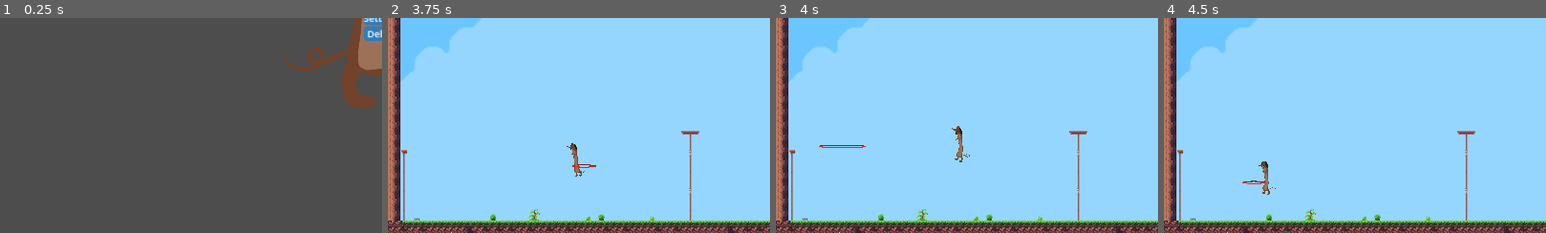
Above: before the commit, frames 1-4 (left to right).
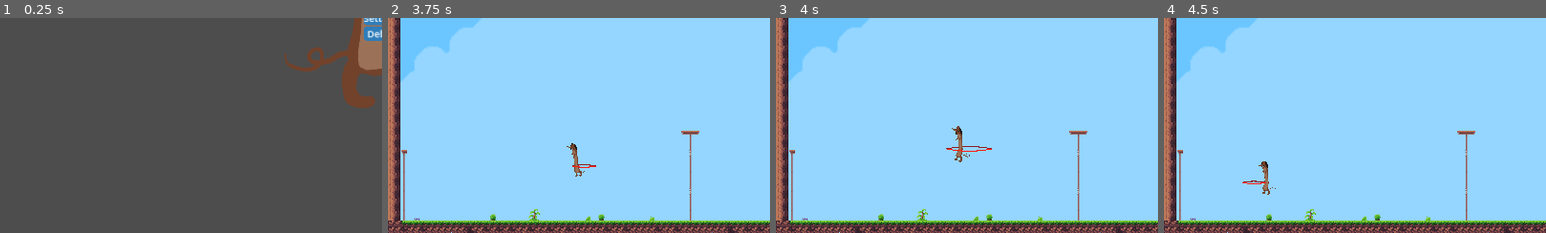
Above: after the commit, the same moments.

Repository: dgnt/gmtk2025
Game: Godot game, scene res://scenes/ui/SplashScreen.tscn
The game is run twice, just before and just after one commit, with the same random seed, the same clock (stepped at 60 frames per second) and the same inputs. The engine's default icon, where the game draws it, is replaced by a stand-in: a white triangle on a blue panel in a dark square.
Inputs (mouse positions are % of the whole screen's width and height, from its top left):
- Up to frame 1 (0.25 s): no input
- Up to frame 2 (3.75 s): click "Play" at 0.5 s; click "⛶" at 1.25 s; tap Enter (ui_accept) at 2, 2.27, 3.02 s; move the mouse to (72, 45) at 2.02 s; hold Right (move_right) 2.03-3.53 s; tap X (B3) at 2.1, 3.05 s; move the mouse to (30, 55) at 2.77 s; tap Z (B0) at 2.85 s; move the mouse to (60, 28) at 3.52 s; hold Left (move_left) from 3.53 s (still down); tap Space (B1) at 3.6 s
- Up to frame 3 (4 s): keep holding Left (move_left); tap X (B3) at 3.8 s
- Up to frame 4 (4.5 s): move the mouse to (45, 70) at 4.27 s; release Left (move_left) at 4.28 s; hold Right (move_right) from 4.28 s (still down); tap C (B2) at 4.35 s
The pictures show only the part of the screen within x 0-50%, y 50-100%; the shares and areas given below are measured in that part.

Frames 1-2 are identical in both runs. In frame 3, 0.3% of the frame differs, in the area x 11-57%, y 57-68%; in frame 4, nothing differs.
Error after the commit: Invalid operands 'Vector2' and 'Nil' in operator '-'. (res://scripts/objects/hula_hoop.gd:320)

Commit message:
snap anim p3

Diff:
--- a/test/scripts/characters/dachshund/dachshund.gd
+++ b/test/scripts/characters/dachshund/dachshund.gd
@@ -146,9 +146,9 @@
 	clear_fall_type("airsnap")
 	update_hoop()
 
-	# Start hoop stretch animation
+	# Start hoop stretch animation with snap distance
 	if hoop_instance and hoop_instance.has_method("start_stretch"):
-		hoop_instance.start_stretch(direction, SNAP_TIME)
+		hoop_instance.start_stretch(direction, SNAP_TIME, SNAP_DISTANCE)
 
 	# Play airburst sound effect
 	AudioManager.play_airburst_sound()
--- a/test/scripts/objects/hula_hoop.gd
+++ b/test/scripts/objects/hula_hoop.gd
@@ -44,6 +44,14 @@
 var stretch_time: float = 0.0
 var max_stretch: float = 2.0  # Maximum stretch multiplier
 var stretch_animation_speed: float = 8.0  # How fast the stretch animates
+
+# Snap animation state
+var snap_distance: float = 0.0
+var original_radius: float = 0.0
+var original_position: Vector2 = Vector2.ZERO
+var stretch_duration: float = 0.4  # Duration of the stretch animation
+var original_hoop_width: float = 0.0
+var original_hoop_height: float = 0.0
 
 func _ready():
 	# Don't set up components here since we need skeleton reference
@@ -242,24 +250,6 @@
 		var base_x = lerp(-half_width, half_width, t)
 		var base_y = half_height * (1.0 - 4.0 * pow(t - 0.5, 2))
 		var point = Vector2(base_x, base_y)
-
-		# Apply asymmetric stretch based on direction
-		if is_stretching:
-			# Calculate how aligned this point is with the stretch direction
-			# 1.0 = perfectly aligned (front), -1.0 = opposite (rear)
-			var point_angle = point.normalized()
-			var alignment = point_angle.dot(stretch_direction.normalized())
-
-			# Remap alignment from [-1, 1] to [0, 1] where 0 is rear, 1 is front
-			var stretch_amount = (alignment + 1.0) * 0.5
-
-			# Apply exponential curve for more dramatic front stretch
-			stretch_amount = pow(stretch_amount, 2.0)
-
-			# Calculate the stretch offset for this point
-			var point_stretch = stretch_direction.normalized() * (stretch_factor - 1.0) * hoop_width * stretch_amount
-			point += point_stretch
-
 		front_points.append(point)
 
 	# Back half (top arc)
@@ -269,23 +259,6 @@
 		var base_x = lerp(-half_width, half_width, t)
 		var base_y = -half_height * (1.0 - 4.0 * pow(t - 0.5, 2))
 		var point = Vector2(base_x, base_y)
-
-		# Apply asymmetric stretch based on direction
-		if is_stretching:
-			# Calculate how aligned this point is with the stretch direction
-			var point_angle = point.normalized()
-			var alignment = point_angle.dot(stretch_direction.normalized())
-
-			# Remap alignment from [-1, 1] to [0, 1] where 0 is rear, 1 is front
-			var stretch_amount = (alignment + 1.0) * 0.5
-
-			# Apply exponential curve for more dramatic front stretch
-			stretch_amount = pow(stretch_amount, 2.0)
-
-			# Calculate the stretch offset for this point
-			var point_stretch = stretch_direction.normalized() * (stretch_factor - 1.0) * hoop_width * stretch_amount
-			point += point_stretch
-
 		back_points.append(point)
 
 	front_line.points = front_points
@@ -335,24 +308,20 @@
 	if hoop_system and hoop_system.hoop:
 		hoop_system.hoop.phase = current_phase
 
-	# Update stretch animation
-	if is_stretching:
-		update_stretch_animation(delta)
-
 	# Position hoop at target bone with circular motion
 	if target_bone:
 		var x_offset = cos(current_phase) * (path_width / 2.0)
 		var y_offset = sin(current_phase) * (path_height / 2.0)
 		var base_position = target_bone.global_position + Vector2(x_offset, y_offset).rotated(rotation)
 
-		# Offset position during stretch to keep rear edge fixed
+		# Update stretch animation
 		if is_stretching:
-			# The hoop should appear to stretch forward, so we offset it backward
-			# by half the stretch amount to keep the rear edge in place
-			var stretch_offset = stretch_direction.normalized() * (stretch_factor - 1.0) * hoop_width * 0.5
+			var stretch_offset = update_stretch_animation(delta)
 			base_position -= stretch_offset
 
 		global_position = base_position
+
+
 
 
 # Public API methods
@@ -405,11 +374,22 @@
 		back_line.default_color = color_back
 
 # Stretch animation methods
-func start_stretch(direction: Vector2, duration: float = 0.2):
+func start_stretch(direction: Vector2, duration: float = 0.2, distance: float = 0.0):
 	is_stretching = true
 	stretch_direction = -direction.normalized()
 	stretch_time = 0.0
 	stretch_factor = 1.0
+	snap_distance = distance
+	stretch_duration = duration
+
+	# Store original radius and position
+	if hoop_system and hoop_system.hoop:
+		original_radius = hoop_system.hoop.radius
+		original_position = hoop_system.hoop.position
+
+	# Store original hoop visual dimensions
+	original_hoop_width = hoop_width
+	original_hoop_height = hoop_height
 
 	# Don't override the rotation set by hoop_directing
 	# The visual node rotation should be controlled by tilt_angle
@@ -420,14 +400,27 @@
 
 	stretch_time += delta
 
-	# Match the SNAP_TIME phases: 0.2s pause, 0.2s movement
-	# Total duration is 0.4s (SNAP_TIME)
-	var half_time = 0.2  # Half of SNAP_TIME
+	# Match the stretch duration phases: first half pause, second half movement
+	var half_time = stretch_duration / 2.0
 
 	if stretch_time < half_time:
 		# First phase: stretch out during pause (0 to 0.2s)
 		var progress = stretch_time / half_time
 		stretch_factor = 1.0 + (max_stretch - 1.0) * ease(progress, -2.0)
+
+		# Lerp radius and position during first phase if snap_distance is set
+		if snap_distance > 0 and hoop_system and hoop_system.hoop:
+			var target_radius = snap_distance / 2.0
+			hoop_system.hoop.radius = lerp(original_radius, target_radius, progress)
+
+			# Update visual dimensions to match the radius change
+			var target_width = original_hoop_width * stretch_factor
+			var target_height = original_hoop_height * stretch_factor
+			hoop_width = lerp(original_hoop_width, target_width, progress)
+			hoop_height = lerp(original_hoop_height, target_height, progress)
+
+			# Move the hoop x position by snap_distance/2
+			hoop_system.hoop.position.x = original_position.x + (snap_distance / 2.0) * progress
 	elif stretch_time < half_time * 2:
 		# Second phase: snap back during movement (0.2s to 0.4s)
 		var progress = (stretch_time - half_time) / half_time
@@ -439,6 +432,19 @@
 			# Settle to normal with bounce
 			var bounce_progress = (progress - 0.5) * 2
 			stretch_factor = 0.7 + 0.3 * ease(bounce_progress, -1.5)
+
+		# Lerp radius and position back during second phase
+		if snap_distance > 0 and hoop_system and hoop_system.hoop:
+			var target_radius = snap_distance / 2.0
+			hoop_system.hoop.radius = lerp(target_radius, original_radius, progress)
+
+			# Restore visual dimensions
+			var radius_ratio = target_radius / original_radius
+			hoop_width = lerp(original_hoop_width * radius_ratio, original_hoop_width, progress)
+			hoop_height = lerp(original_hoop_height * radius_ratio, original_hoop_height, progress)
+
+			# Move the hoop x position back
+			hoop_system.hoop.position.x = original_position.x + (snap_distance / 2.0) * (1.0 - progress)
 	else:
 		# Animation complete
 		end_stretch()
@@ -450,6 +456,18 @@
 	is_stretching = false
 	stretch_factor = 1.0
 	stretch_time = 0.0
+
+	# Restore original radius and position
+	if snap_distance > 0 and hoop_system and hoop_system.hoop:
+		hoop_system.hoop.radius = original_radius
+		hoop_system.hoop.position = original_position
+
+	# Restore original hoop dimensions
+	hoop_width = original_hoop_width
+	hoop_height = original_hoop_height
+
+	# Reset snap distance
+	snap_distance = 0.0
 
 	# Reset distortion strength
 	if left_distortion and left_distortion.material:
